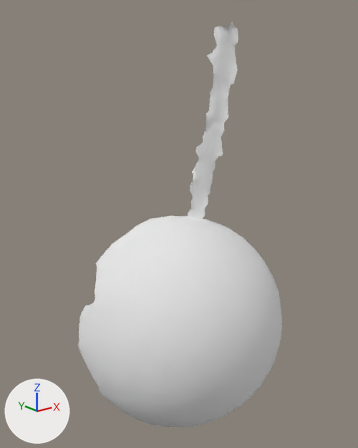
The OBJ model res/pendulum_horizontal/Pendulum_horizontal.000123.obj as it was, and as the next commit left it.
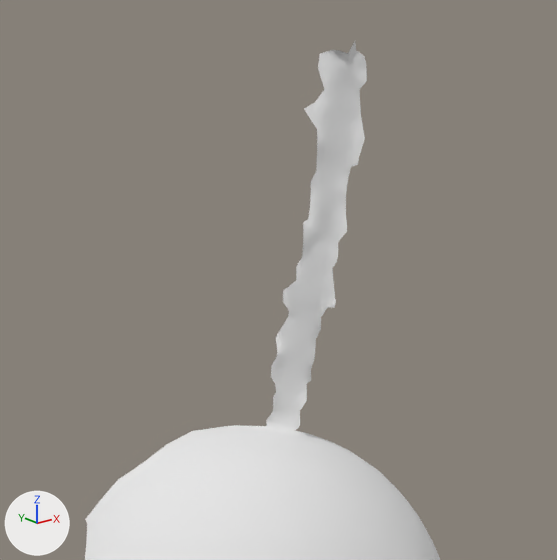
Old and new are each drawn whole from a camera (50 mm lens) standing at (-347.0, -239.0, 326.0) and looking at (32.0, 234.0, 137.0) and again close up on the part from 15% to 94% of the width and 0% to 63% of the height. Arrows for +X, +Y and +Z are at lower left; the lights stay in place. Where no turn or scale is listed for an object, it has been applied to the vertices.

Objects in the first close-up: 'Pendulum_horizontal.000123'.
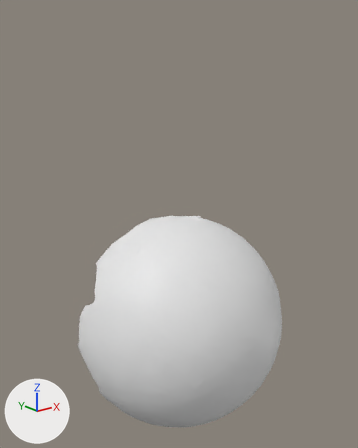
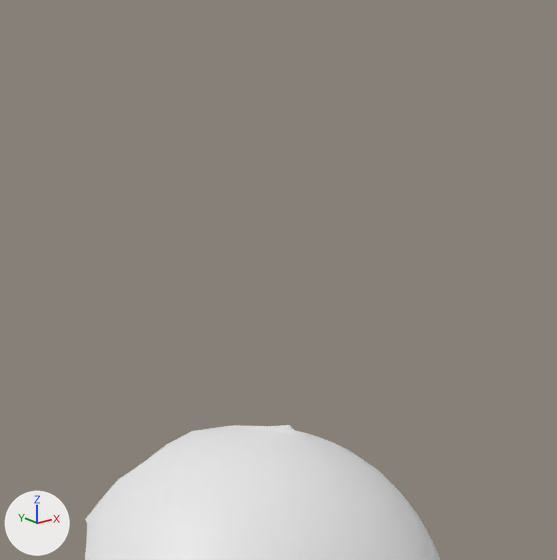
Edits to the bpy script that builds the scene:
```text
Change me_pendulum_horizontal_000123:
    used by ob_pendulum_horizontal_000123; location = (0.0, 0.0, 0.0)
    remove me_pendulum_horizontal_000123.from_pydata(...)  # 5326 vertices, 10489 faces; spans x -93.0..174.0, y 120.0..314.0, z -159.0..382.0
    remove me_pendulum_horizontal_000123.materials.append(mat_pendulum_horizontal_000123)  # white #e7e7e7
    add me_pendulum_horizontal_000123.from_pydata(...)  # 4907 vertices, 9735 faces; spans x -93.0..174.0, y 120.0..314.0, z -159.0..134.0
    me_pendulum_horizontal_000123 part 1: 419 vertices removed from x 70.0..120.0, y 220.0..267.0, z 132.0..382.0
```

Where the change shows, as pixel boxes [x1, y1, x2, y2] in the close-ups (557 x 560 px):
'Pendulum_horizontal.000123', reshaped
    before: [85, 41, 440, 560]
    after: [85, 425, 440, 560]
part 1 of me_pendulum_horizontal_000123, deleted
    before: [266, 41, 367, 430]
